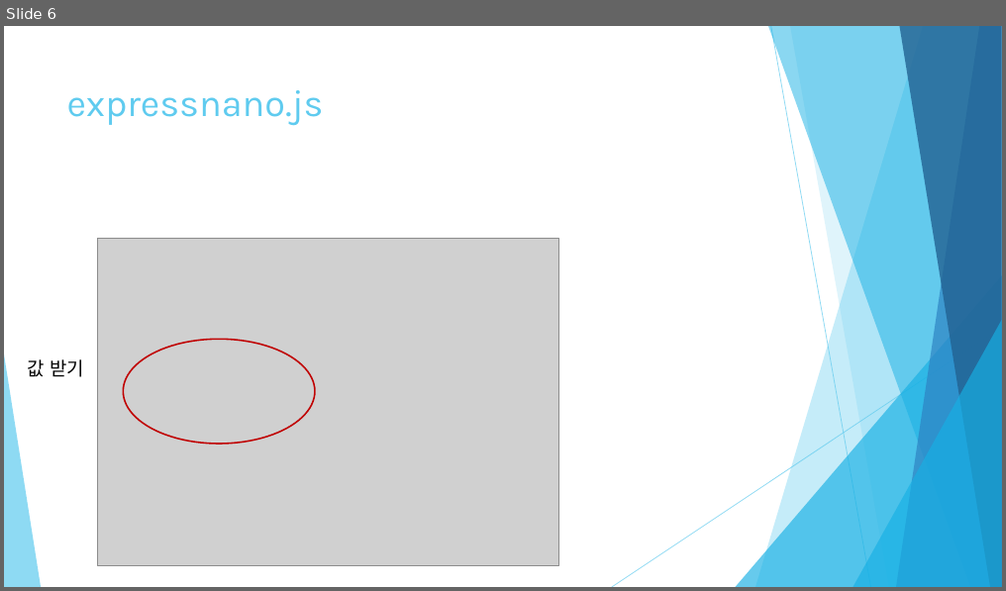
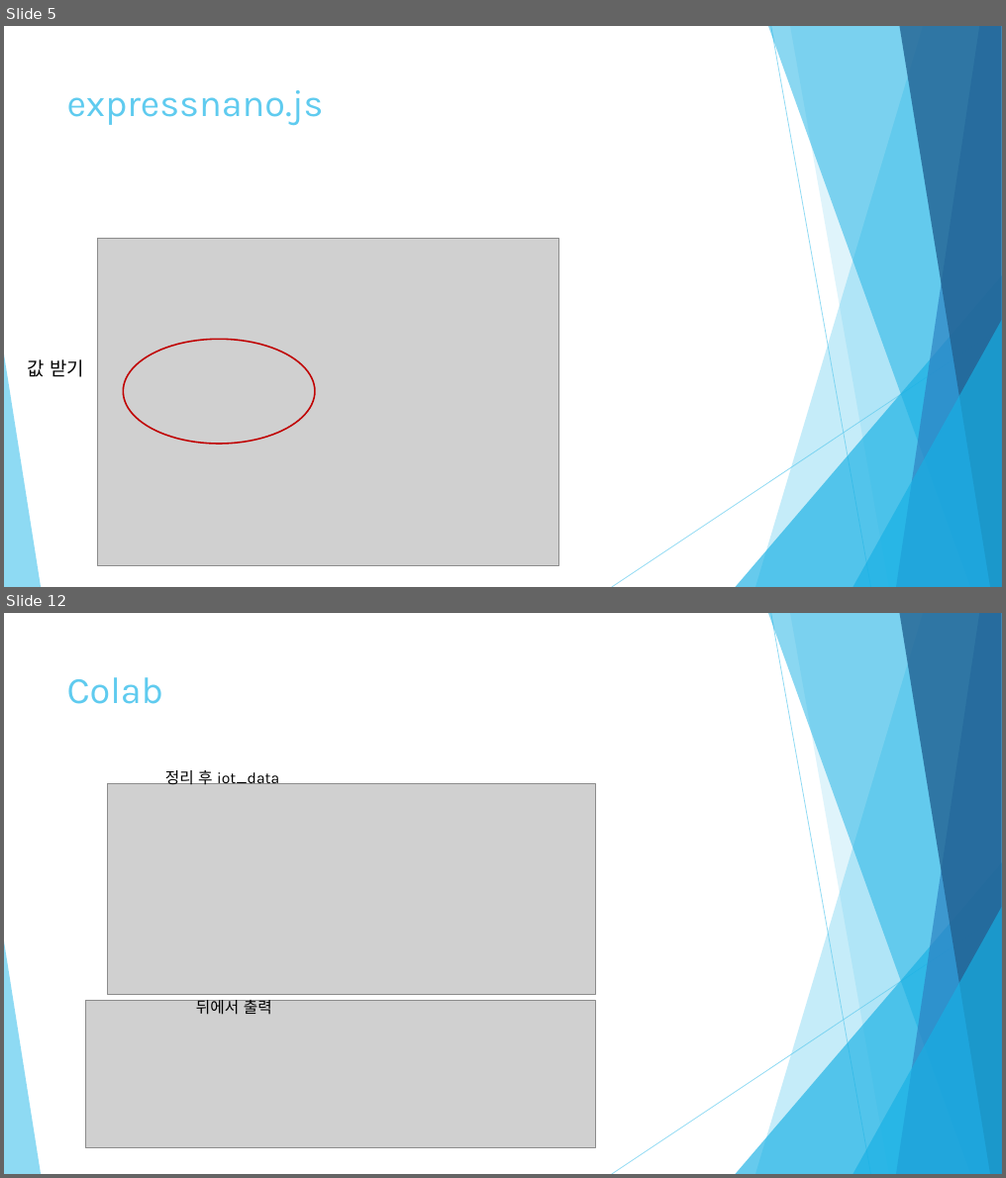
Before and after one commit to HINEET/AA17, a slide deck: AA17-rpt14/아두이노 응용 기말 프로젝트.pptx. Shown one above the other, each under a label of ours: slide 6 before the commit, slides 5 and 12 after it; the slides between them are not shown. The pictures are 1006x591 and 1006x1178 pixels, drawn with LibreOffice and Linux fonts; fonts in the diff are those of the drawing; grey boxes stand for pictures. Boxes give left, top, right and bottom in pixels: in the first picture for what was removed or moved away, otherwise in the second. Text is boxed around its words. In the diff, an @@ line names an element or a change of style, - is before the commit and + after.

```diff
--- a/AA17-rpt14/아두이노 응용 기말 프로젝트.pptx
+++ b/AA17-rpt14/아두이노 응용 기말 프로젝트.pptx
@@ slide 12 added at <box>4,613,1002,1174</box>, background #FFFFFF; not listed: 10 template elements that a slide beside it also shows @@
@@ title added at <box>67,677,164,704</box>, 36 pt, text #5FCBEF @@
+Colab
@@ picture added at <box>108,783,595,995</box> @@
@@ text added at <box>165,767,279,788</box>, 15 pt, text #000000 @@
+정리 후 iot_data
@@ text added at <box>196,998,272,1015</box>, 15 pt, text #000000 @@
+뒤에서 출력
@@ picture added at <box>85,1000,595,1149</box> @@
@@ what was slide 6 is now slide 5 @@
```
Also in this commit, not shown: 1 slide changed, 7 other slides added, 1 slide removed, 5 other files.
